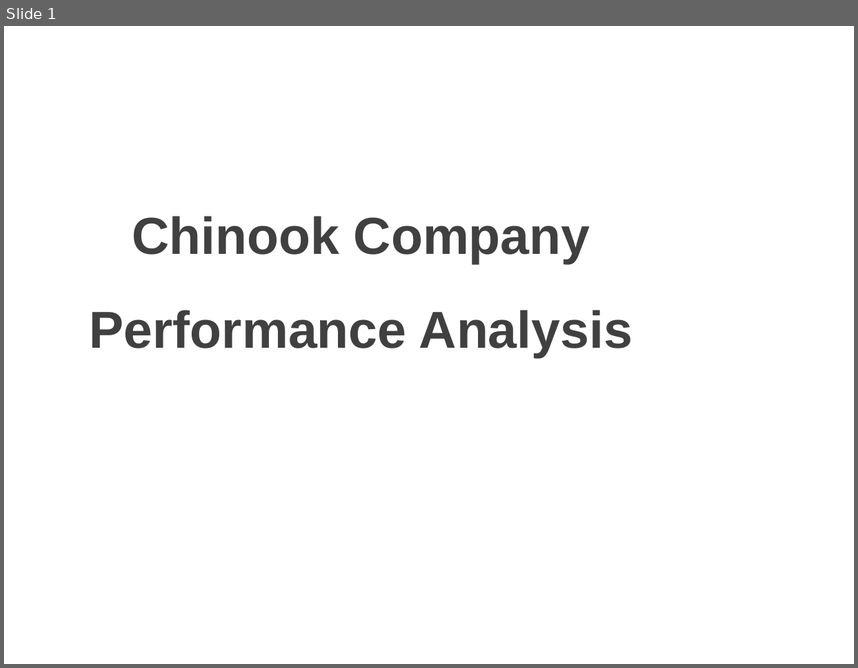
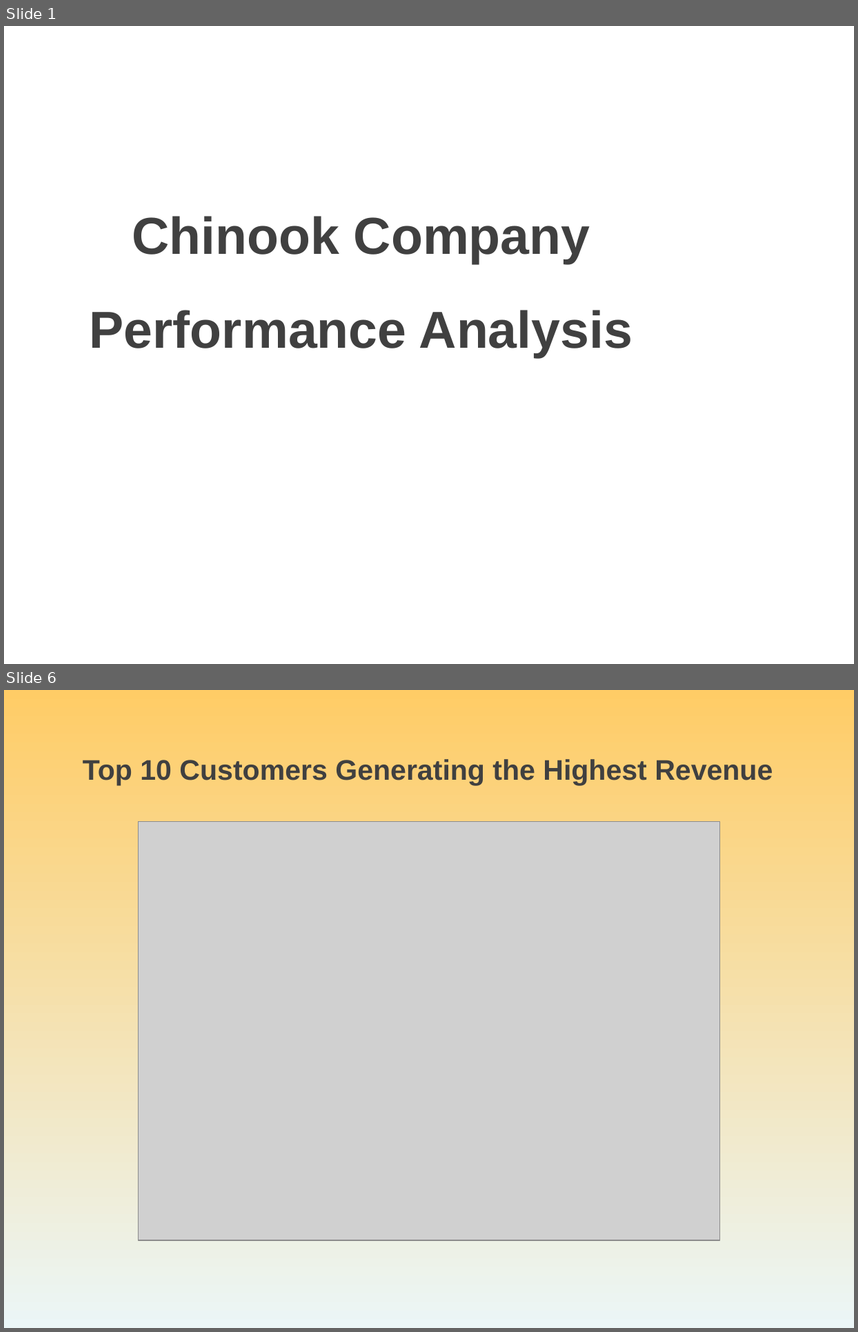
Before and after one commit to ElnazRMZ/CHINOOK-repo, a slide deck: docs/Powerpoint_Elnaz_Ramezani.ppt. Shown one above the other, each under a label of ours: slide 1 before the commit, slides 1 and 6 after it; the slides between them are not shown. The pictures are 858x668 and 858x1332 pixels, drawn with LibreOffice and Linux fonts; fonts in the diff are those of the drawing; grey boxes stand for pictures; background and template pictures are left out. Boxes give left, top, right and bottom in pixels: in the first picture for what was removed or moved away, otherwise in the second. Text is boxed around its words. In the diff, an @@ line names an element or a change of style, - is before the commit and + after.

```diff
--- a/docs/Powerpoint_Elnaz_Ramezani.ppt
+++ b/docs/Powerpoint_Elnaz_Ramezani.ppt
@@ slide 6 added at (4,690,854,1328), background gradient #FFCC66 to #EBF6F7 @@
@@ text added at (83,759,773,786), 24 pt, text #404040, bold @@
+Top 10 Customers Generating the Highest Revenue
@@ picture added at (139,822,720,1241) @@
```
Also in this commit, not shown: 3 slides changed, 7 other slides added, 2 slides removed, 1 other file.
